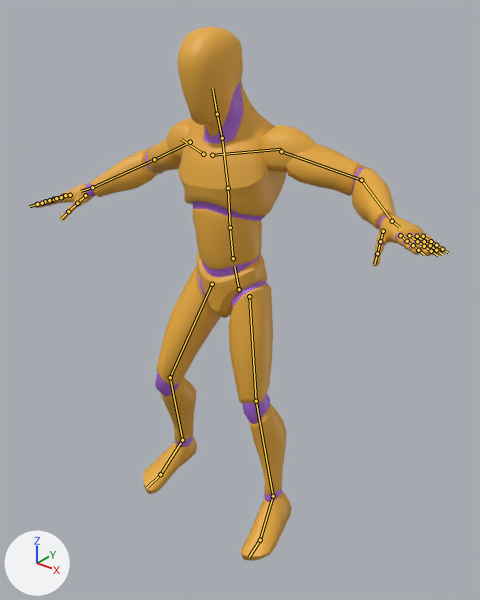
One commit to the glTF model apps/castle/public/tai-san/nguoi.glb: the scene before it, then after it.
Camera for both pictures: a 50 mm lens placed at (1.405, -1.702, 0.715), pointed at (0.06, -0.021, -0.327). Every picture has the same lights, and +X, +Y and +Z are marked at lower left. The first picture is the older version. Both versions are drawn at frame 25 of the action 'boiDung'; the numbers are the values there. The bones that change, and the others that lie on the model, are drawn over the model as lines.

Names of what the first picture shows: 'Mannequin'.
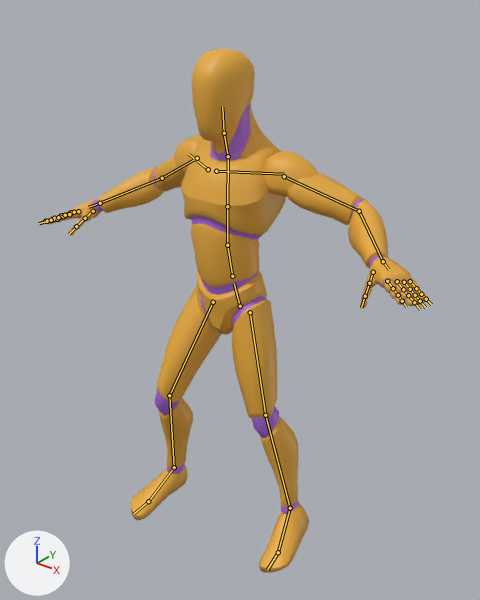
Where the change shows, as pixel boxes (x1, y1, x2, y2) in the pictures (480 x 600 px):
'Mannequin', posed (6% narrower)
    before: (36, 27, 445, 561)
    after: (45, 49, 429, 573)
bone 'pelvis', root to tip
    before: (239, 289) to (234, 266)
    after: (240, 306) to (234, 283)
bone 'spine_02', root to tip
    before: (230, 227) to (228, 188)
    after: (227, 245) to (227, 206)
bone 'spine_03', root to tip
    before: (228, 188) to (222, 141)
    after: (227, 206) to (228, 159)
bone 'neck_01', root to tip
    before: (222, 138) to (217, 114)
    after: (228, 156) to (224, 133)
bone 'Head', root to tip
    before: (217, 114) to (212, 88)
    after: (224, 133) to (222, 107)
bone 'upperarm_l', root to tip
    before: (281, 151) to (361, 180)
    after: (284, 176) to (359, 211)
bone 'lowerarm_l', root to tip
    before: (361, 180) to (392, 221)
    after: (359, 211) to (383, 261)
bone 'upperarm_r', root to tip
    before: (190, 142) to (154, 159)
    after: (197, 158) to (162, 178)
bone 'lowerarm_r', root to tip
    before: (154, 159) to (92, 187)
    after: (162, 178) to (100, 203)
bone 'hand_r', root to tip
    before: (92, 187) to (81, 191)
    after: (100, 203) to (88, 207)
bone 'thigh_l', root to tip
    before: (249, 296) to (256, 401)
    after: (250, 312) to (265, 415)
bone 'calf_l', root to tip
    before: (256, 401) to (273, 496)
    after: (265, 415) to (290, 508)
bone 'foot_l', root to tip
    before: (273, 496) to (260, 540)
    after: (290, 508) to (278, 552)
bone 'thigh_r', root to tip
    before: (212, 284) to (170, 377)
    after: (213, 302) to (169, 395)
bone 'calf_r', root to tip
    before: (170, 377) to (182, 440)
    after: (169, 395) to (174, 467)
bone 'foot_r', root to tip
    before: (182, 440) to (160, 474)
    after: (174, 467) to (148, 501)

The edits, one by one:
Bone 'pelvis' (bone_pelvis) moves from (0.0, -1.206, 0.311) to (0.004, -1.272, 0.328).
Bone 'pelvis' (bone_pelvis) turns from (0, 0, 0) to (0, 1, 3) degrees about its own x, y and z.
Bone 'spine_02' (bone_spine_02) turns from (4, 1, 1) to (0, 0, -2) degrees about its own x, y and z.
Bone 'spine_03' (bone_spine_03) turns from (4, 2, 1) to (0, 0, -2) degrees about its own x, y and z.
Bone 'neck_01' (bone_neck_01) turns from (-4, -2, -1) to (0, 0, 2) degrees about its own x, y and z.
Bone 'Head' (bone_head) turns from (5, -1, 1) to (0, 0, 0) degrees about its own x, y and z.
Bone 'upperarm_l' (bone_upperarm_l) turns from (-8, -1, -17) to (-11, -2, -17) degrees about its own x, y and z.
Bone 'lowerarm_l' (bone_lowerarm_l) turns from (53, -7, 0) to (53, 3, 0) degrees about its own x, y and z.
Bone 'upperarm_r' (bone_upperarm_r) turns from (-11, 2, 23) to (-10, 3, 27) degrees about its own x, y and z.
Bone 'lowerarm_r' (bone_lowerarm_r) turns from (46, 0, 0) to (46, -3, 0) degrees about its own x, y and z.
Bone 'hand_r' (bone_hand_r) turns from (3, 2, -7) to (2, 1, -3) degrees about its own x, y and z.
Bone 'thigh_l' (bone_thigh_l) turns from (-8, -1, -10) to (-5, 0, -11) degrees about its own x, y and z.
Bone 'calf_l' (bone_calf_l) turns from (5, 0, 0) to (4, 0, 0) degrees about its own x, y and z.
Bone 'foot_l' (bone_foot_l) turns from (20, 0, 0) to (15, 0, 0) degrees about its own x, y and z.
Bone 'thigh_r' (bone_thigh_r) turns from (-26, 3, 11) to (-29, 3, 12) degrees about its own x, y and z.
Bone 'calf_r' (bone_calf_r) turns from (38, 0, 0) to (33, 0, 0) degrees about its own x, y and z.
Bone 'foot_r' (bone_foot_r) turns from (6, 0, 0) to (4, 0, 0) degrees about its own x, y and z.
